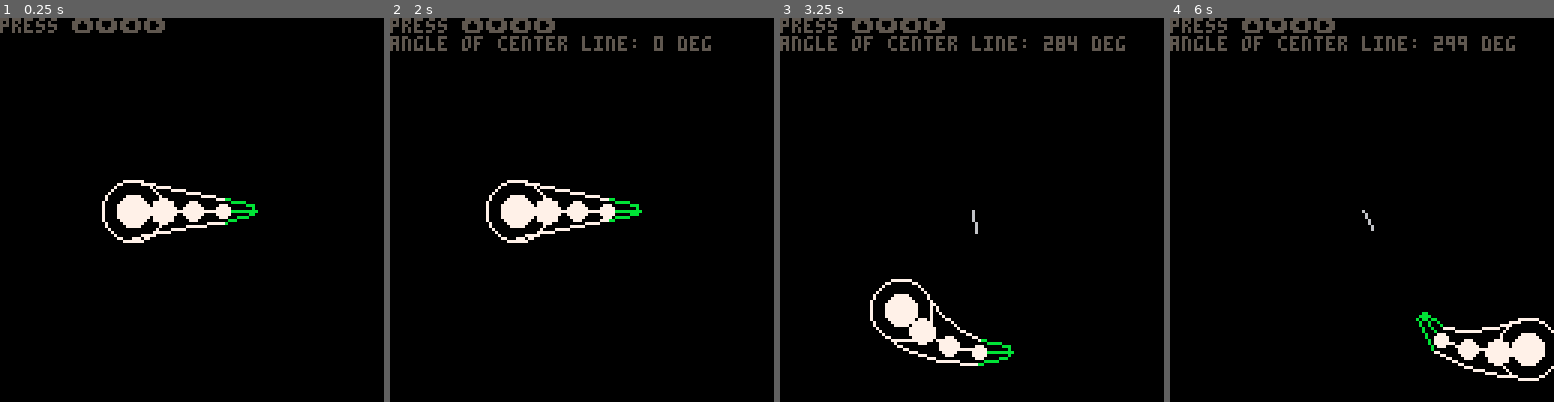
Above: before the commit, frames 1-4 (left to right).
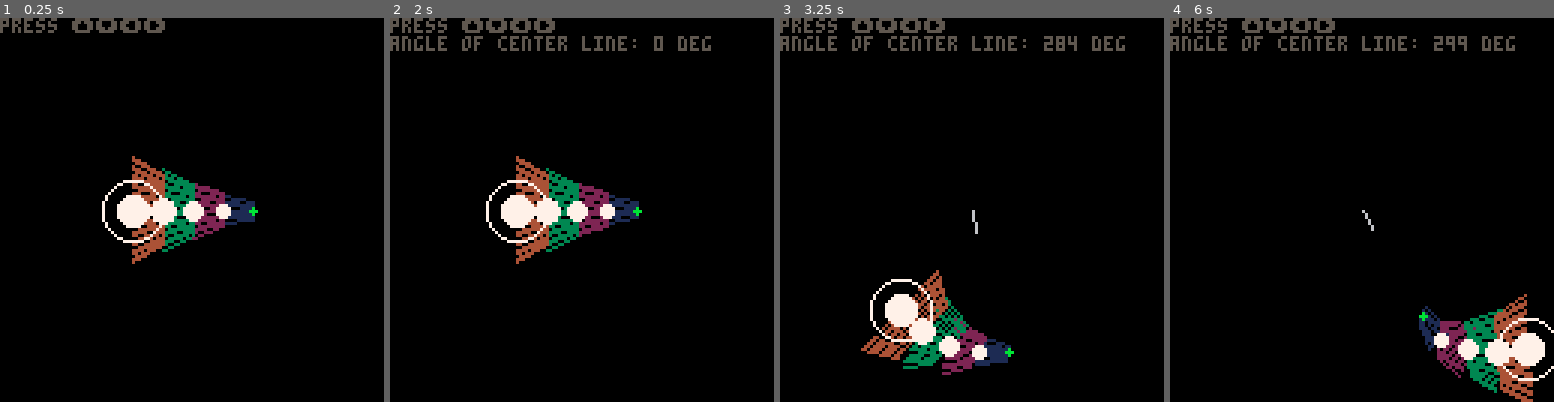
Above: after the commit, the same moments.

Repository: vila6/pico-8-projects
Game: PICO-8 cartridge procanim.p8
The game is run twice, just before and just after one commit, with the same random seed, the same clock (stepped at 60 frames per second) and the same inputs.
Inputs:
- Up to frame 1 (0.25 s): no input
- Up to frame 2 (2 s): hold Left from 1.97 s (still down)
- Up to frame 3 (3.25 s): release Left at 2.37 s; hold Down 2.42-2.82 s; hold Right from 2.87 s (still down)
- Up to frame 4 (6 s): release Right at 3.53 s; hold Up 3.58-4.08 s; hold Right 4.13-4.53 s; hold Down 4.58-5.08 s; hold Left 5.13-5.8 s; hold Up from 5.85 s (still down)

The runs differ from the first frame. In frame 1, 3.0% of the frame differs, in the area x 34-67%, y 35-65%; in frame 2, 3.0%; in frame 3, 2.9%; in frame 4, 3.0%.

Commit message:
Update procanim.p8

Diff:
--- a/procanim.p8
+++ b/procanim.p8
@@ -110,21 +110,11 @@
 
 function calculate_perps()
    for i=1,5 do
-				if i < 5 then
-				 local uwu = v_perp(v_dir(rope[i],rope[i+1]))
-					uwu = v_scale(uwu,i*2)
-					local nuwu = v_sub(rope[i], uwu)
-					uwu = v_add(rope[i], uwu)
-					lefts[i] = nuwu
-				 rights[i] = uwu
-				else
-					local uwu = v_perp(v_dir(rope[i],rope[i-1]))
-					uwu = v_scale(uwu,i*2)
-					local nuwu = v_sub(rope[i], uwu)
-					uwu = v_add(rope[i], uwu)
-					lefts[i] = uwu
-				 rights[i] = nuwu
-				end
+	   	local j = i < 5 and i+1 or i-1
+					local uwu = v_perp(v_dir(rope[i],rope[j]))
+					local nuwu = v_neg(uwu)
+					lefts[i] = i<5 and nuwu or uwu
+				 rights[i] = i<5 and uwu or nuwu
 			end
 end
 function _draw()
@@ -154,9 +144,15 @@
 			local l = lefts[i+1]
 			local rt = rights[i]
 			local lt = lefts[i]
-			line(r.x,r.y,rt.x,rt.y, c)
-			line(l.x,l.y,lt.x,lt.y, c)
-
+
+			for j=0,i*3 do
+			 local pr = v_add(a,v_scale(r,j))
+			 local pl = v_add(a,v_scale(l,j))
+			 local prt = v_add(b,v_scale(rt,j*1.5))
+			 local plt = v_add(b,v_scale(lt,j*1.5))
+				line(pr.x,pr.y,prt.x,prt.y, i)
+				line(pl.x,pl.y,plt.x,plt.y,i)
+			end
 	end
 	 circ(rope[5].x, rope[5].y, widths[5]*2, c)
 		circfill(a.x, a.y, widths[i], c)
